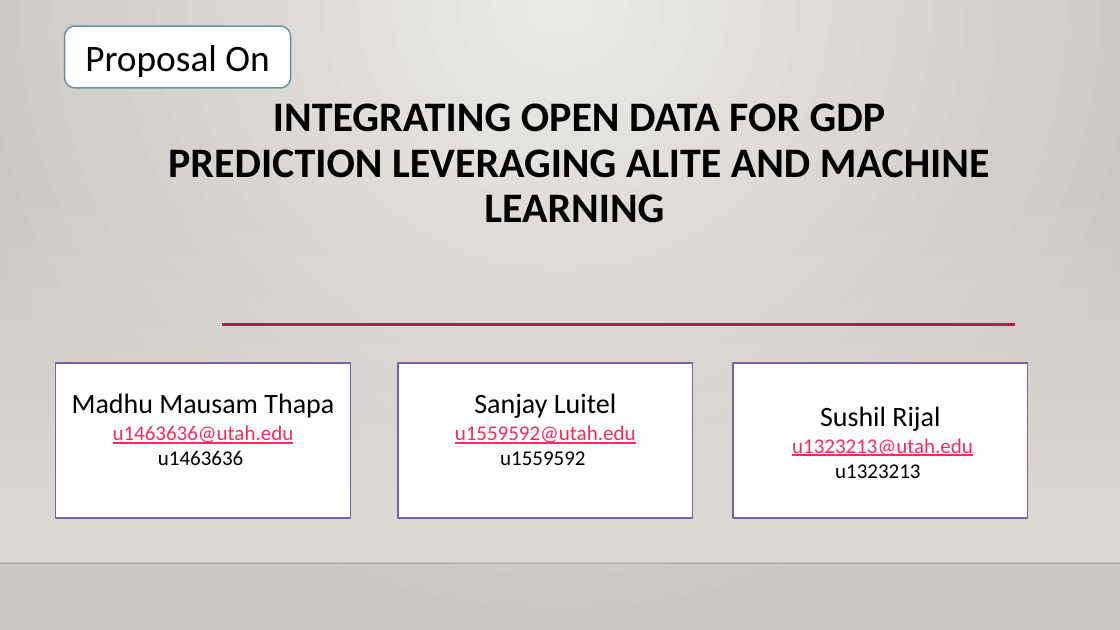
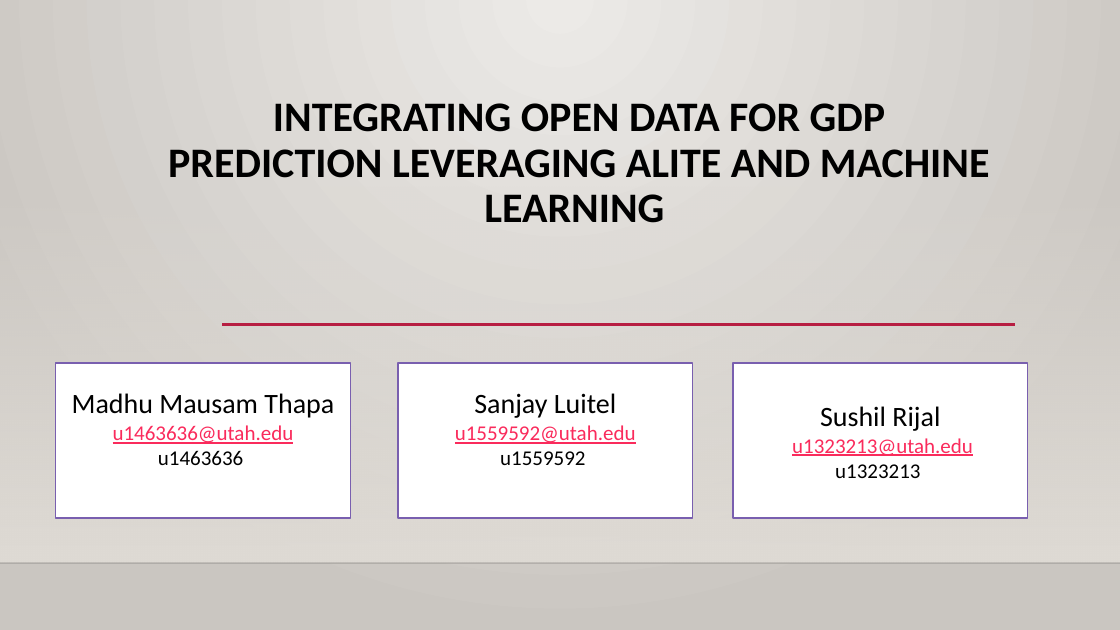
Before and after one commit to sushilrijal11/GDP_Prediction_ALITE, a slide deck: slide 1 of reports/Project Proposal.pptx. Drawn at 1120x630 pixels with LibreOffice and Linux fonts; fonts in the diff are those of the drawing; background and template pictures are left out. Boxes give left, top, right and bottom in pixels: in the first picture for what was removed or moved away, otherwise in the second. Text is boxed around its words. In the diff, an @@ line names an element or a change of style, - is before the commit and + after.

```diff
--- a/reports/Project Proposal.pptx
+++ b/reports/Project Proposal.pptx
@@ rounded rectangle removed at (65,26,291,88) @@
-Proposal On
```
